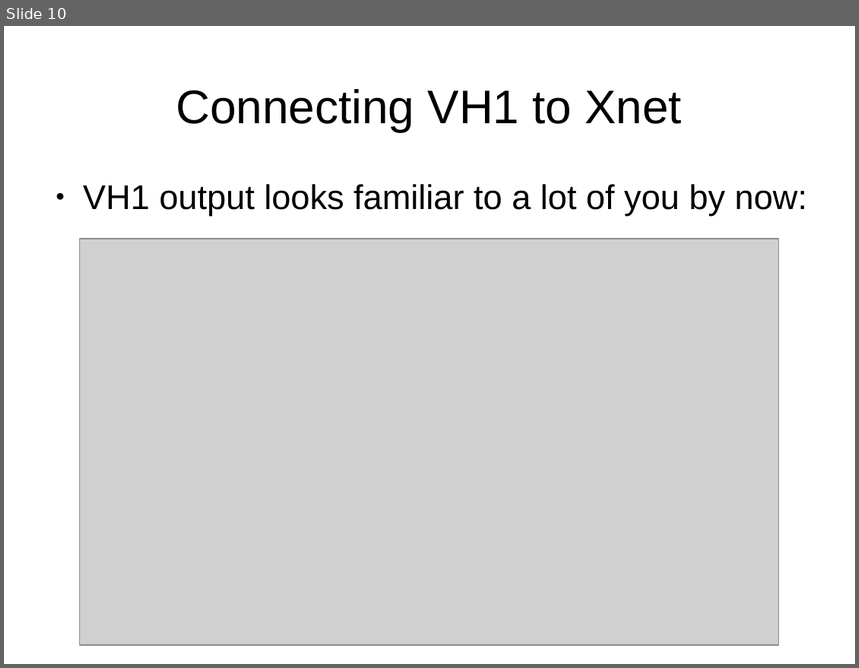
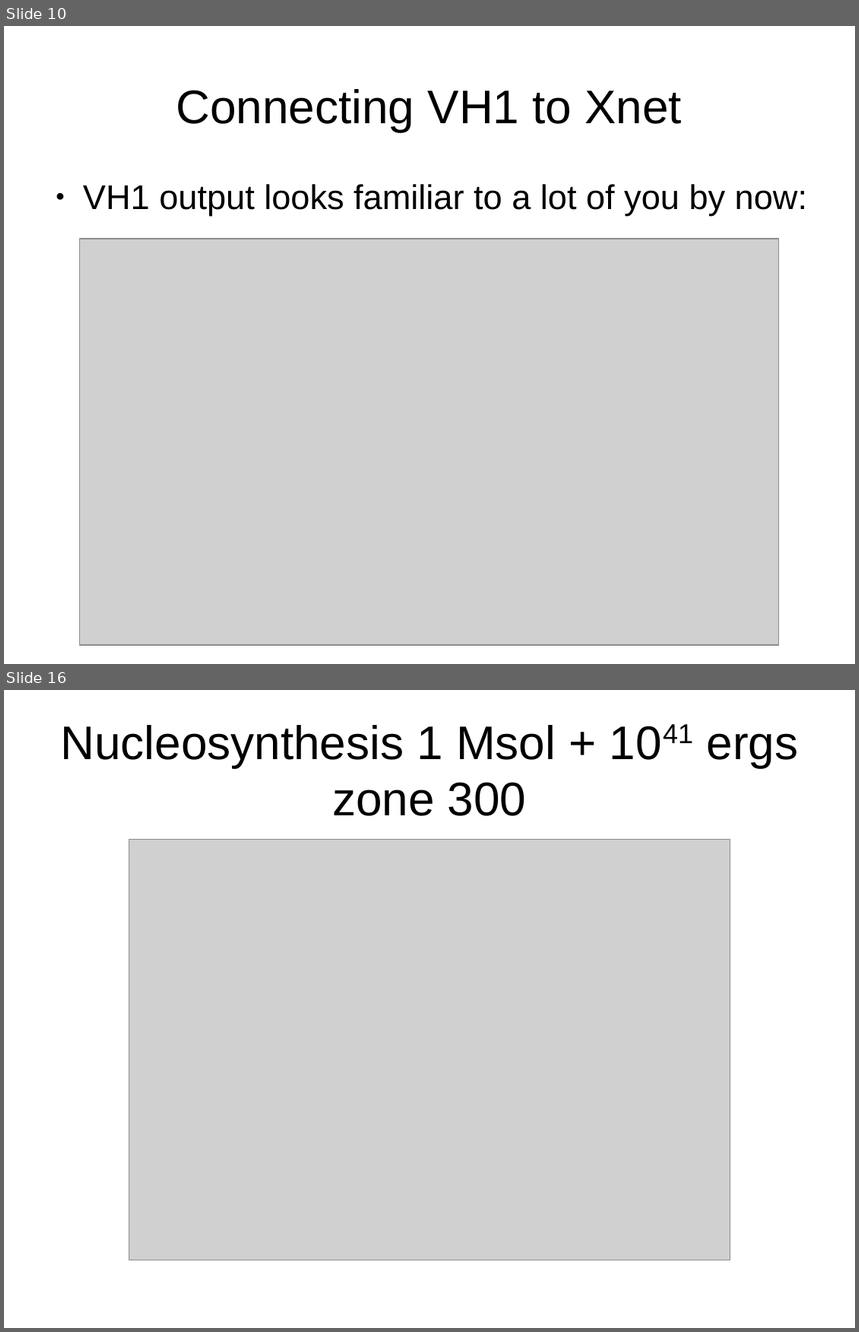
Before and after one commit to KJCook/sedov-solution, a slide deck: presentation.odp. Shown one above the other, each under a label of ours: slide 10 before the commit, slides 10 and 16 after it; the slides between them are not shown. The pictures are 859x668 and 859x1332 pixels, drawn with LibreOffice and Linux fonts; fonts in the diff are those of the drawing; grey boxes stand for pictures. Boxes give left, top, right and bottom in pixels: in the first picture for what was removed or moved away, otherwise in the second. Text is boxed around its words. In the diff, an @@ line names an element or a change of style, - is before the commit and + after.

```diff
--- a/presentation.odp
+++ b/presentation.odp
@@ slide 16 added at [4,690,855,1328], background #FFFFFF @@
@@ title added at [60,725,798,816], 44 pt, text #000000 @@
+Nucleosynthesis 1 Msol + 1041 ergs zone 300
@@ picture added at [129,839,731,1261] @@
```
Also in this commit, not shown: 7 slides changed, 9 other slides added, 4 slides removed.
